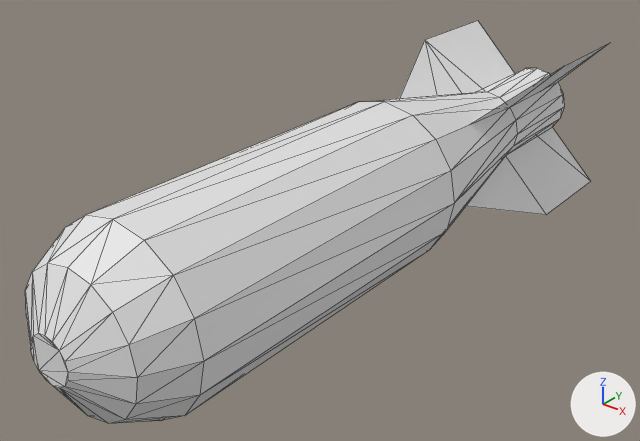
An edit to the OBJ model src/main/resources/hbm/models/bombs/ufp.obj, drawn before and after from the same camera.
One viewpoint serves both versions: a camera (50 mm lens) standing at (2.79, -3.59, 2.63) and looking at (-0.15, 0.09, 0.35). The axes (+X, +Y, +Z) are drawn at lower right. The lights are the same throughout. The picture after the commit comes second. Mesh edges are drawn as thin lines. Where no turn or scale is listed for an object, it has been applied to the vertices.
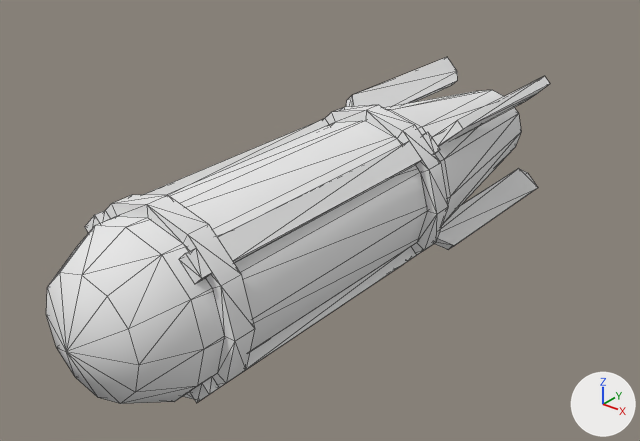
Location of each change, (x1, y1, x2, y2) in pixels of the pictures (640 x 441 px):
```json
{"object": "Cylinder", "change": "reshaped", "before": [25, 21, 608, 424], "after": [46, 57, 550, 404], "on screen": "14% narrower, 14% shorter"}
{"part": 1, "of": "me_cylinder", "change": "rebuilt", "before": [25, 68, 564, 424], "after": [46, 90, 521, 404], "on screen": "12% narrower, 12% shorter"}
{"part": 2, "of": "me_cylinder", "change": "cut back", "before": [400, 21, 608, 215], "after": [85, 57, 550, 403]}
```

The change, as JSON lines over the scene's bpy script:
```json
{"op": "add", "block": "mat_texture", "code": ["mat_texture = principled_material('Texture')", "mat_texture.base_color = (0.8, 0.8, 0.8)  # white #e7e7e7", "mat_texture.roughness = 1.0"]}
{"block": "me_cylinder", "where": "# used by ob_cylinder; location = (0.0, 0.0, 0.0)"}
{"op": "remove", "block": "me_cylinder", "code": "me_cylinder.from_pydata(...)  # 108 vertices, 196 faces; spans x -0.53..0.53, y -1.9..2.5, z -0.03..1.03"}
{"op": "add", "block": "me_cylinder", "code": "me_cylinder.from_pydata(...)  # 313 vertices, 454 faces; spans x -0.5..0.5, y -1.81..1.81, z 0.0..1.0"}
{"block": "me_cylinder", "change": "me_cylinder part 1: the loose piece of 96 vertices spanning x -0.5..0.5, y -1.9..2.5, z 0.0..1.0 is rebuilt with 73 vertices and now spans x -0.44..0.44, y -1.81..1.81, z 0.06..0.94, in mat_texture (white #e7e7e7)"}
{"block": "me_cylinder", "change": "me_cylinder part 2"}
{"block": "me_cylinder", "change": "12 vertices are removed from x -0.53..0.53, y 1.0..2.5, z -0.03..1.03"}
{"block": "me_cylinder", "change": "8 faces are deleted"}
{"block": "me_cylinder", "change": "138 vertices are added at x -0.5..0.5, y -1.38..1.81, z 0.0..1.0"}
{"block": "me_cylinder", "change": "27 new vertices lie (0.05, 0.0, 0.05) away from vertices in x -0.39..0.34, y -1.38..1.75, z 0.11..0.84"}
{"block": "me_cylinder", "change": "27 new vertices lie (0.05, 0.0, -0.05) away from vertices in x -0.39..0.34, y -1.38..1.75, z 0.16..0.89"}
{"block": "me_cylinder", "change": "12 new vertices lie (0.0, 0.13, 0.0) away from vertices in x -0.5..0.5, y 0.31, z 0.0..1.0"}
{"block": "me_cylinder", "change": "12 new vertices lie (0.0, 0.12, 0.0) away from vertices in x -0.5..0.5, y -1.31, z 0.0..1.0"}
{"block": "me_cylinder", "change": "8 new vertices lie (-0.06, 0.0, -0.22) away from vertices in x -0.38..0.44, y -1.31..0.44, z 0.5..0.72"}
{"block": "me_cylinder", "change": "8 new vertices lie (0.04, 0.0, 0.04) away from vertices in x -0.42..0.38, y 0.56..1.81, z 0.08..0.88"}
{"block": "me_cylinder", "change": "8 new vertices lie (0.04, 0.0, -0.04) away from vertices in x -0.42..0.38, y 0.56..1.81, z 0.12..0.92"}
{"block": "me_cylinder", "change": "312 new faces join them"}
{"op": "add", "block": "me_cylinder", "code": "me_cylinder.materials.append(mat_texture)  # white #e7e7e7"}
```
